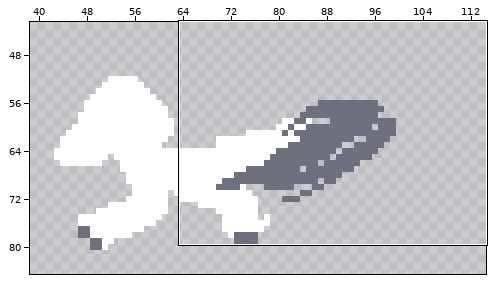
Pixel-art file, stored at characters/mutant/sprites/dash_through_attack.ase. Above: a wide view before the commit, with the close-up outlined.
Close-up. First the earlier version:
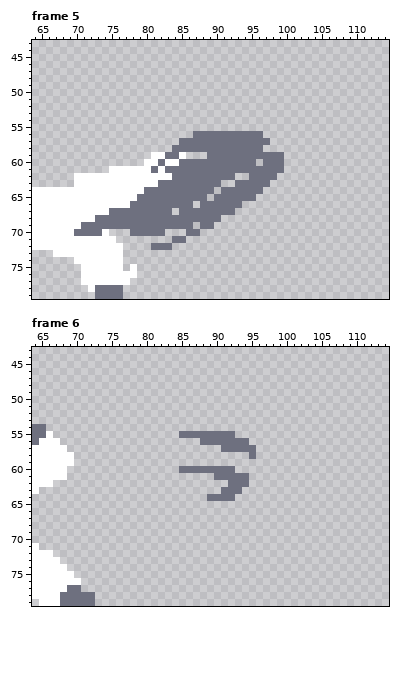
128x128 pixels, 6 frames. Shown: frame 5: x 64..114, y 43..79; frame 6: x 64..114, y 43..79. The wide view leaves out empty margins.
Now the later version:
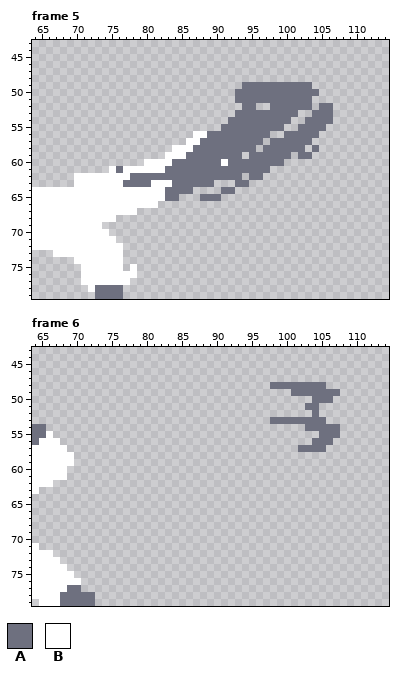
Palette (. is transparent): A #6e707f  B #ffffff
Edits made:
Changed rows in their new state; - is an unchanged pixel.
Frame 5, layers "Layer 3", "Layer 1":
first column x 70:
49 ------------------------AAAAAAAAAA---
50 -----------------------AAAAAAAAAAAA--
51 -----------------------AAAAAAAAAAA---
52 ------------------------AA--AAAAAA-AA
53 -----------------------AAAAAAAAA--AAA
54 ----------------------AAAAAAAAA--AAAA
55 ---------------------AAAAAAAAA--AAAA-
56 -----------------BB--------A--AAAAA--
57 ---------------.BB---------.AAAAAA---
58 --------------BBB---------.AAAAAA-A--
59 -----------..BB-AAA-----.-----A-AA---
60 ------------B-A------B----A----------
61 ------A----B----------------..-------
62 --------AAAAAA---------A---..--------
63 -------AAAA-BB------.----...---------
64 ----------BBB----...---....----------
65 ---------BBBB--...-A-.....-----------
66 --------BBBB.....-......-------------
67 -----BBBB.....-........--------------
68 ---BBB...............----------------
69 -BBB.............-..-----------------
70 BBBB----.....---..-------------------
71 --------------..---------------------
72 -----------...-----------------------
Frame 6, layer "Layer 3":
first column x 85:
48 -------------AAAAAAAA--
49 ----------------AAAAAAA
50 -------------------AAA-
51 ------------------AA---
52 -------------------A---
53 -------------AAAAAAAA--
54 ------------------AAAAA
55 ........------------AAA
56 ---.......---------AAA-
57 ------.....------AAAA--
58 ----------.------------
60 ........---------------
61 -----.....-------------
62 -------...-------------
63 ------...--------------
64 ----....---------------
